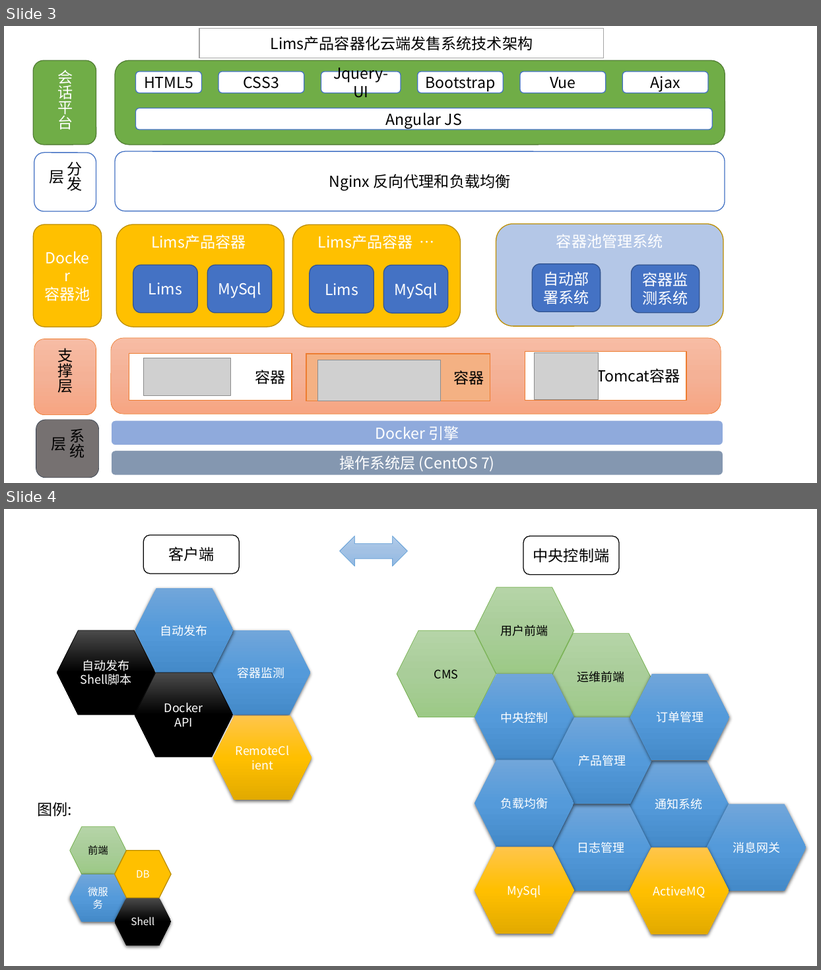
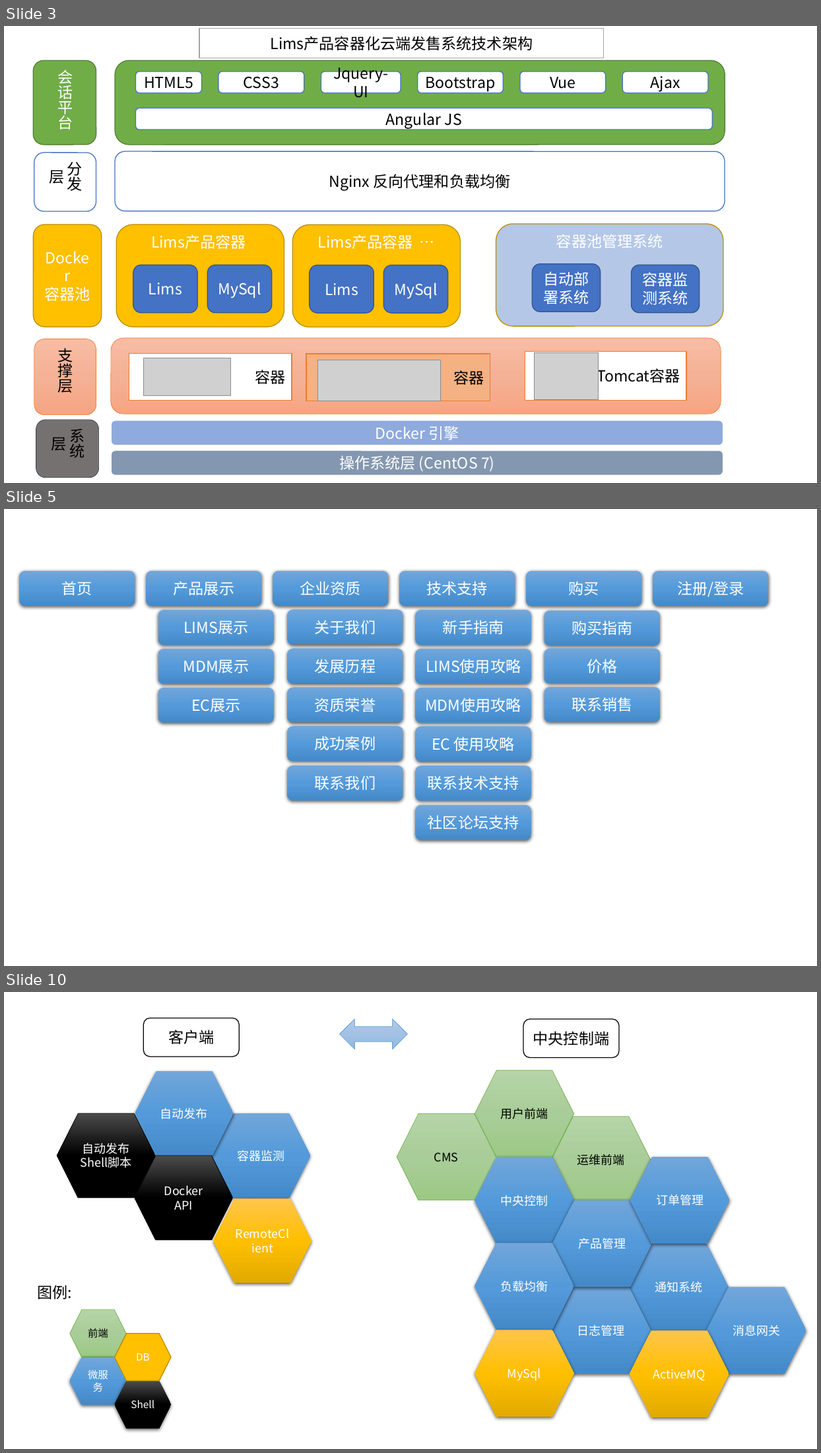
Before and after one commit to qijunbo/dockercloud, a slide deck: Lims系统架构.pptx. Shown one above the other, each under a label of ours: slides 3 and 4 before the commit, slides 3, 5 and 10 after it; the slides between them are not shown. The pictures are 821x970 and 821x1453 pixels, drawn with LibreOffice and Linux fonts; fonts in the diff are those of the drawing; grey boxes stand for pictures. Boxes give left, top, right and bottom in pixels: in the first picture for what was removed or moved away, otherwise in the second. Text is boxed around its words. In the diff, an @@ line names an element or a change of style, - is before the commit and + after.

```diff
--- a/Lims系统架构.pptx
+++ b/Lims系统架构.pptx
@@ slide 5 added at [4, 509, 817, 966], background #FFFFFF @@
@@ rounded rectangle added at [19, 570, 135, 605], fill gradient #71A6DB to #559BDB to #448ACA, 18 pt, text #FFFFFF @@
+首页
@@ rounded rectangle added at [146, 570, 262, 605], fill gradient #71A6DB to #559BDB to #448ACA, 18 pt, text #FFFFFF @@
+产品展示
@@ rounded rectangle added at [273, 570, 389, 605], fill gradient #71A6DB to #559BDB to #448ACA, 18 pt, text #FFFFFF @@
+企业资质
@@ rounded rectangle added at [399, 570, 516, 605], fill gradient #71A6DB to #559BDB to #448ACA, 18 pt, text #FFFFFF @@
+技术支持
@@ rounded rectangle added at [526, 570, 642, 605], fill gradient #71A6DB to #559BDB to #448ACA, 18 pt, text #FFFFFF @@
+购买
@@ rounded rectangle added at [653, 570, 769, 605], fill gradient #71A6DB to #559BDB to #448ACA, 18 pt, text #FFFFFF @@
+注册/登录
@@ rounded rectangle added at [158, 609, 274, 644], fill gradient #71A6DB to #559BDB to #448ACA, 18 pt, text #FFFFFF @@
+LIMS展示
@@ rounded rectangle added at [545, 610, 660, 645], fill gradient #71A6DB to #559BDB to #448ACA, 18 pt, text #FFFFFF @@
+购买指南
@@ rounded rectangle added at [158, 649, 274, 683], fill gradient #71A6DB to #559BDB to #448ACA, 18 pt, text #FFFFFF @@
+MDM展示
@@ rounded rectangle added at [545, 649, 660, 683], fill gradient #71A6DB to #559BDB to #448ACA, 18 pt, text #FFFFFF @@
+价格
@@ rounded rectangle added at [158, 688, 274, 722], fill gradient #71A6DB to #559BDB to #448ACA, 18 pt, text #FFFFFF @@
+EC展示
@@ rounded rectangle added at [545, 687, 660, 722], fill gradient #71A6DB to #559BDB to #448ACA, 18 pt, text #FFFFFF @@
+联系销售
@@ group added at [288, 609, 403, 801]: 5 rounded rectangles @@
+关于我们
+发展历程
+资质荣誉
+成功案例
+联系我们
@@ group added at [416, 609, 531, 840]: 6 rounded rectangles @@
+新手指南
+LIMS使用攻略
+MDM使用攻略
+EC 使用攻略
+联系技术支持
+社区论坛支持
@@ what was slide 4 is now slide 10 @@
```
Also in this commit, not shown: 5 other slides added, 6 other files.
